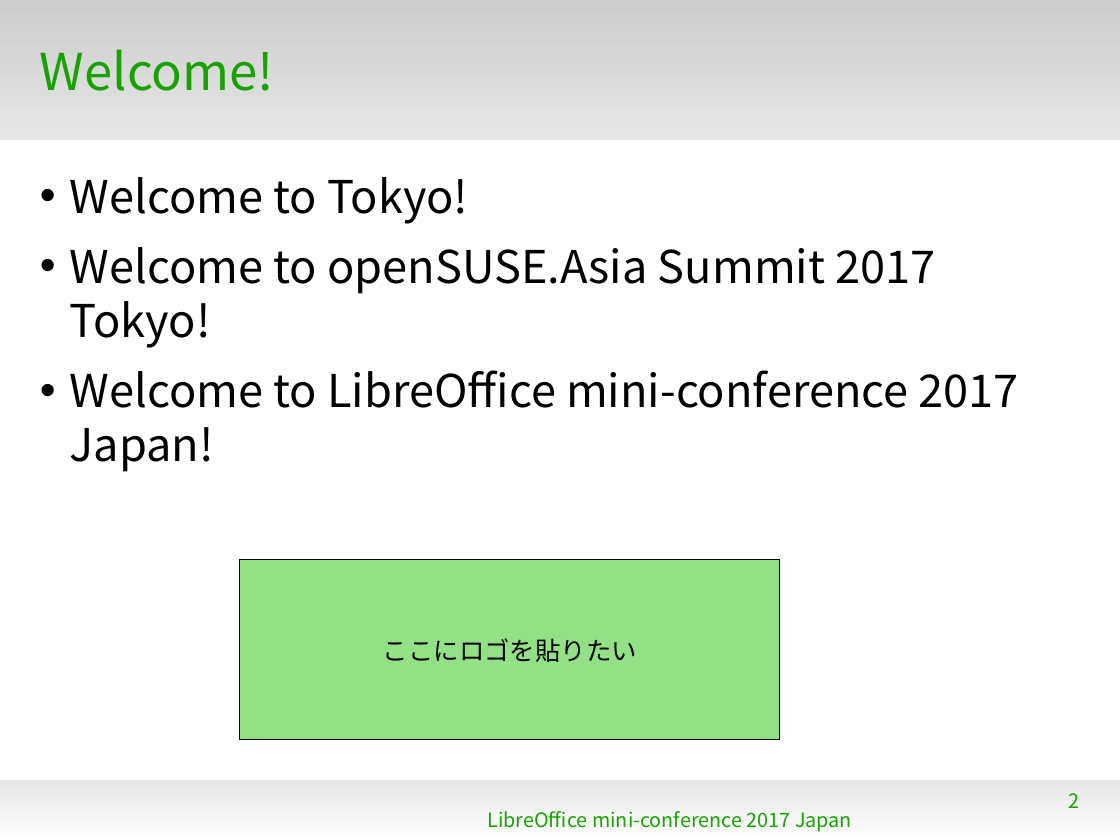
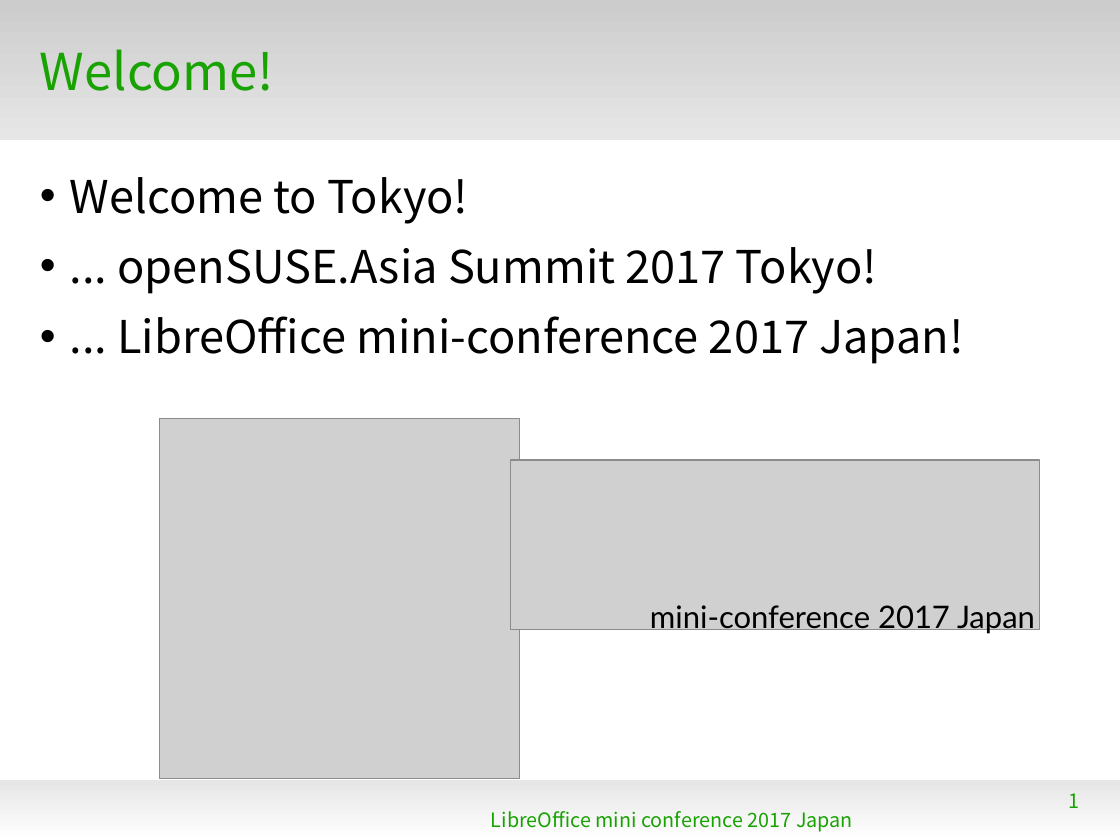
Before and after one commit to naruoga/KantoLibreOffice, a slide deck: slide 1 of others/LibOminiconf2017-MixingBowlCulture.odp (slide 2 before the commit). Drawn at 1120x840 pixels with LibreOffice and Linux fonts; fonts in the diff are those of the drawing; grey boxes stand for pictures; background and template pictures are left out. Boxes give left, top, right and bottom in pixels: in the first picture for what was removed or moved away, otherwise in the second. Text is boxed around its words. In the diff, an @@ line names an element or a change of style, - is before the commit and + after.

```diff
--- a/others/LibOminiconf2017-MixingBowlCulture.odp
+++ b/others/LibOminiconf2017-MixingBowlCulture.odp
@@ text at (x1=117, y1=247, x2=963, y2=364): text changed @@
-• Welcome to openSUSE.Asia Summit 2017 Tokyo!
-• Welcome to LibreOffice mini-conference 2017 Japan!
+• ... openSUSE.Asia Summit 2017 Tokyo!
+• ... LibreOffice mini-conference 2017 Japan!
@@ picture added at (x1=160, y1=419, x2=519, y2=779) @@
@@ picture added at (x1=511, y1=460, x2=1041, y2=630) @@
@@ rectangle removed at (x1=240, y1=560, x2=780, y2=740) @@
-ここにロゴを貼りたい
@@ text added at (x1=650, y1=605, x2=1035, y2=634), 22 pt, text #000000 @@
+mini-conference 2017 Japan
@@ page number at (x1=1069, y1=793, x2=1080, y2=808): text changed @@
-2
+1
@@ text at (x1=491, y1=811, x2=853, y2=832): text changed @@
-LibreOffice mini-conference 2017 Japan
+LibreOffice mini conference 2017 Japan
```
Also in this commit, not shown: 6 other slides changed, 33 slides added, 2 slides removed, 1 other file.
